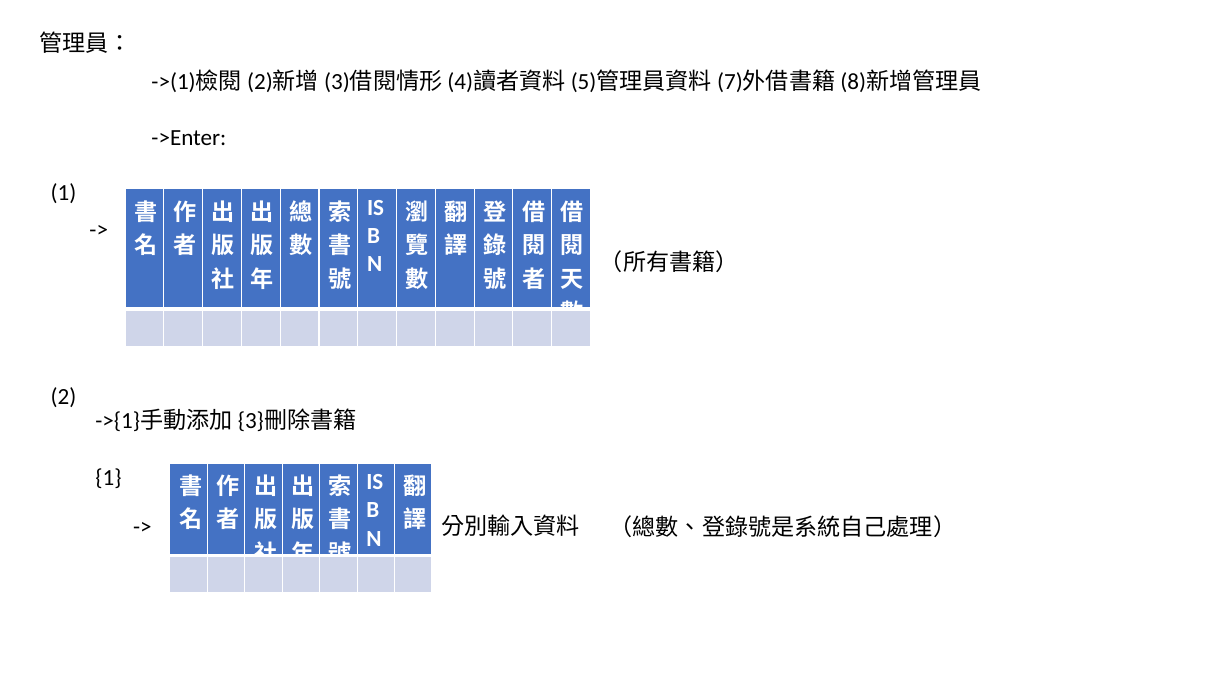
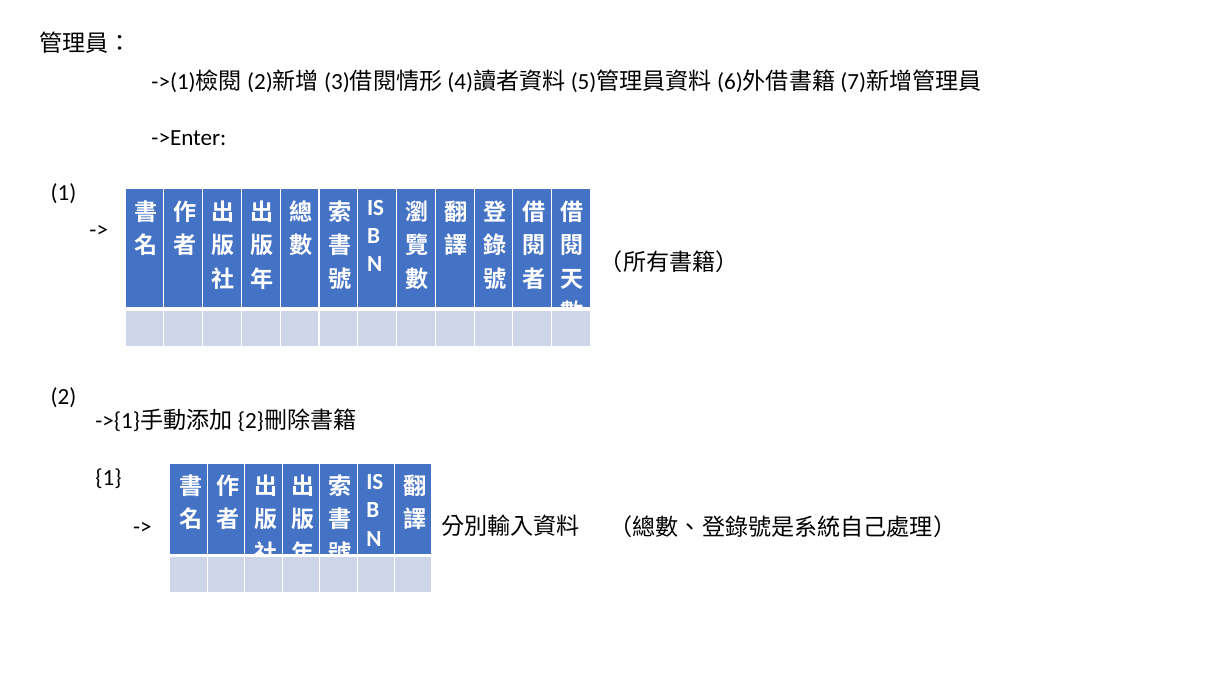
Before and after one commit to 1508leo/PD_Final_Project, a slide deck: slide 4 of Store/outline.pptx. Drawn at 1232x693 pixels with LibreOffice and Linux fonts; fonts in the diff are those of the drawing. Boxes give left, top, right and bottom in pixels: in the first picture for what was removed or moved away, otherwise in the second. Text is boxed around its words. In the diff, an @@ line names an element or a change of style, - is before the commit and + after.

Commit message:
5/10

```diff
--- a/Store/outline.pptx
+++ b/Store/outline.pptx
@@ text at [151, 69, 981, 92]: text changed @@
-->(1)檢閱 (2)新增 (3)借閱情形 (4)讀者資料 (5)管理員資料 (7)外借書籍 (8)新增管理員
+->(1)檢閱 (2)新增 (3)借閱情形 (4)讀者資料 (5)管理員資料 (6)外借書籍 (7)新增管理員
@@ text at [95, 409, 357, 431]: text changed @@
-->{1}手動添加 {3}刪除書籍
+->{1}手動添加 {2}刪除書籍
```
Also in this commit, not shown: 2 other slides changed.
